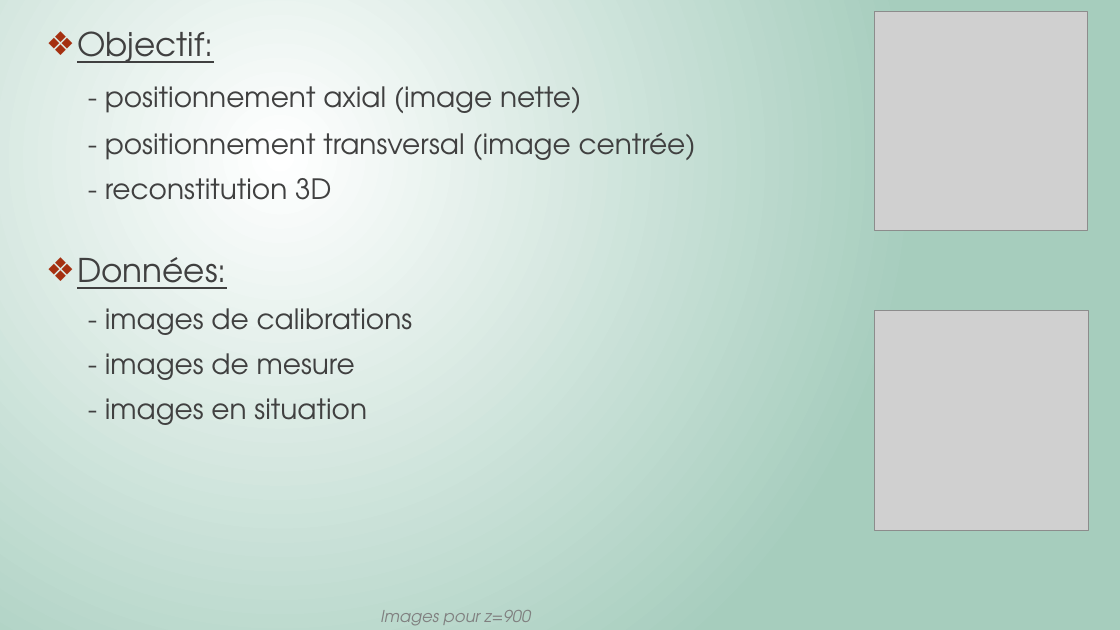
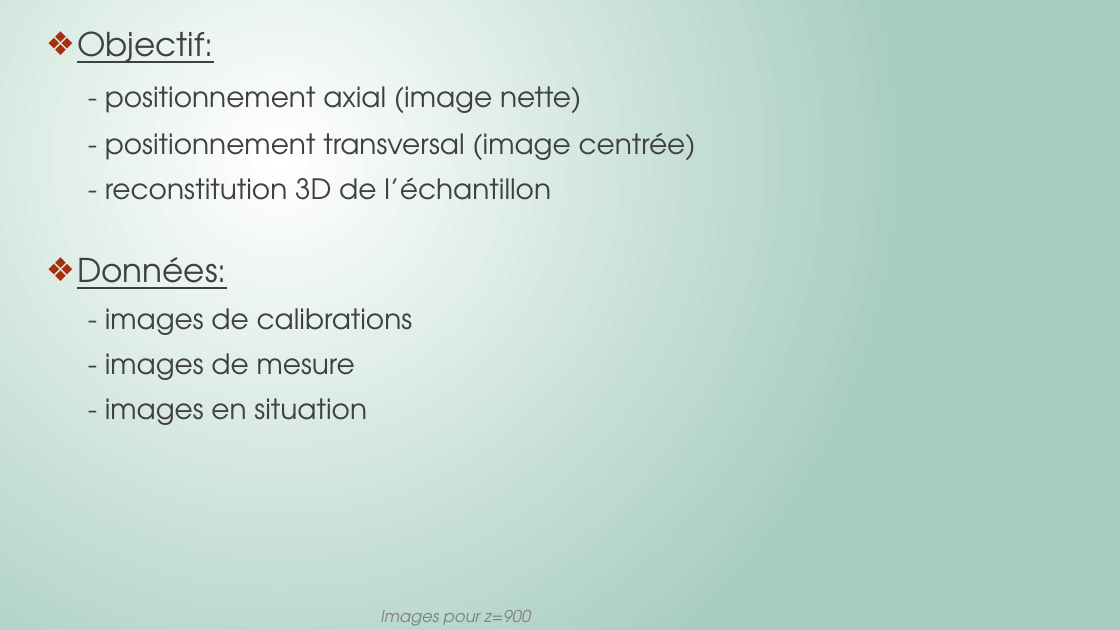
Before and after one commit to Killian-Herveau/PIMS, a slide deck: slide 2 of Pres_Avril/PresentationPIMSAvril.pptx. Drawn at 1120x630 pixels with LibreOffice and Linux fonts; fonts in the diff are those of the drawing; grey boxes stand for pictures. Boxes give left, top, right and bottom in pixels: in the first picture for what was removed or moved away, otherwise in the second. Text is boxed around its words. In the diff, an @@ line names an element or a change of style, - is before the commit and + after.

```diff
--- a/Pres_Avril/PresentationPIMSAvril.pptx
+++ b/Pres_Avril/PresentationPIMSAvril.pptx
@@ picture removed at (875,11,1089,230) @@
@@ text at (105,178,551,200): text changed @@
-- reconstitution 3D
+- reconstitution 3D de l’échantillon
@@ picture removed at (875,311,1089,531) @@
```
Also in this commit, not shown: 3 other slides changed, 1 slide added, 4 other files.
